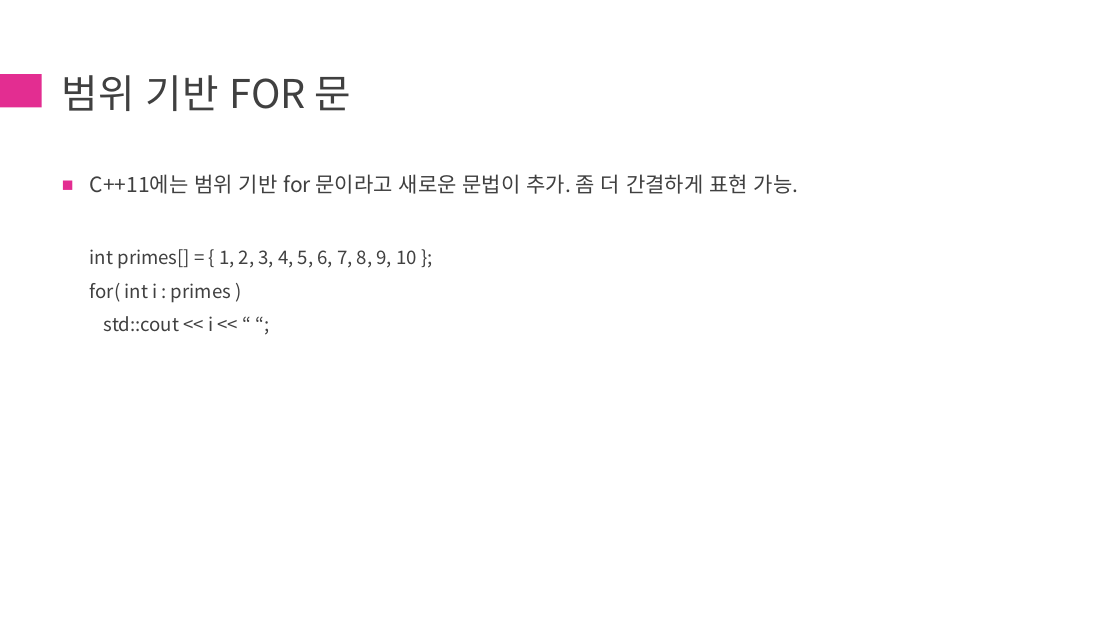
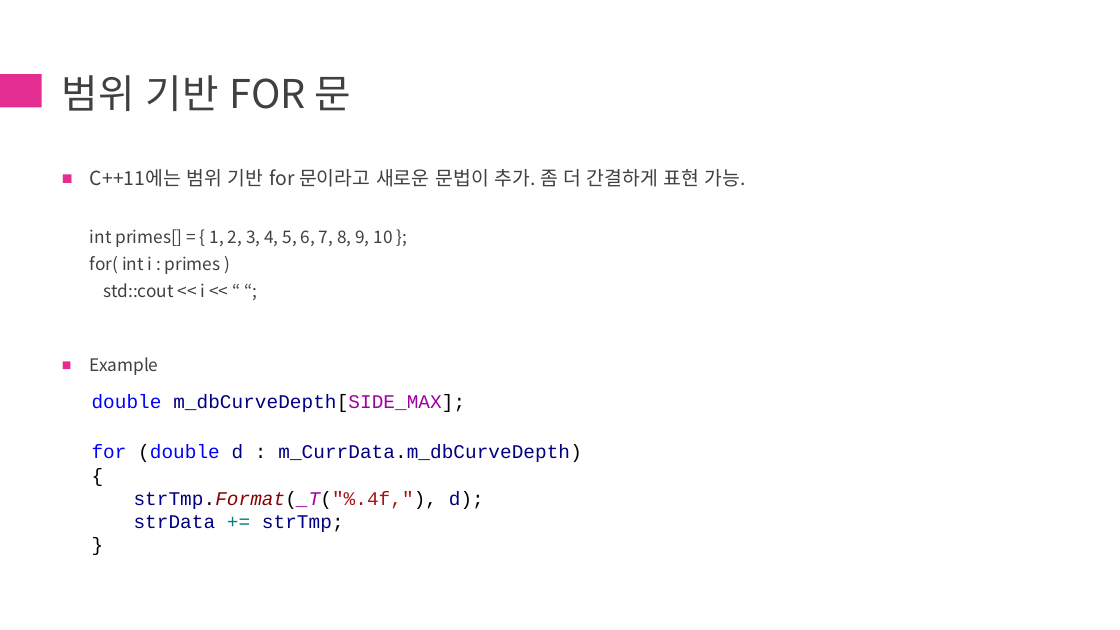
Before and after one commit to chaehanbyul/ModernCpp, a slide deck: slide 5 of 1st/[ModernCpp]1st.pptx. Drawn at 1120x630 pixels with LibreOffice and Linux fonts; fonts in the diff are those of the drawing. Boxes give left, top, right and bottom in pixels: in the first picture for what was removed or moved away, otherwise in the second. Text is boxed around its words. In the diff, an @@ line names an element or a change of style, - is before the commit and + after.

Commit message:
Update [ModernCpp]1st.pptx
For Loop Example 추가

```diff
--- a/1st/[ModernCpp]1st.pptx
+++ b/1st/[ModernCpp]1st.pptx
@@ text at box(90, 169, 746, 297): size 18 to 16.6 pt in "C++11에는 범위 기반 for 문이라고 새로운 문법이 ..."; size 16 to 14.8 pt in "int primes[] = { 1, 2, 3, ..."; line spacing 1.5 to 1.3 @@
@@ text at box(90, 357, 582, 532): paragraphs added @@
+■ Example
+  double m_dbCurveDepth[SIDE_MAX];
+  for (double d : m_CurrData.m_dbCurveDepth)
+  {
+  strTmp.Format(_T("%.4f,"), d);
+  strData += strTmp;
+  }
```
